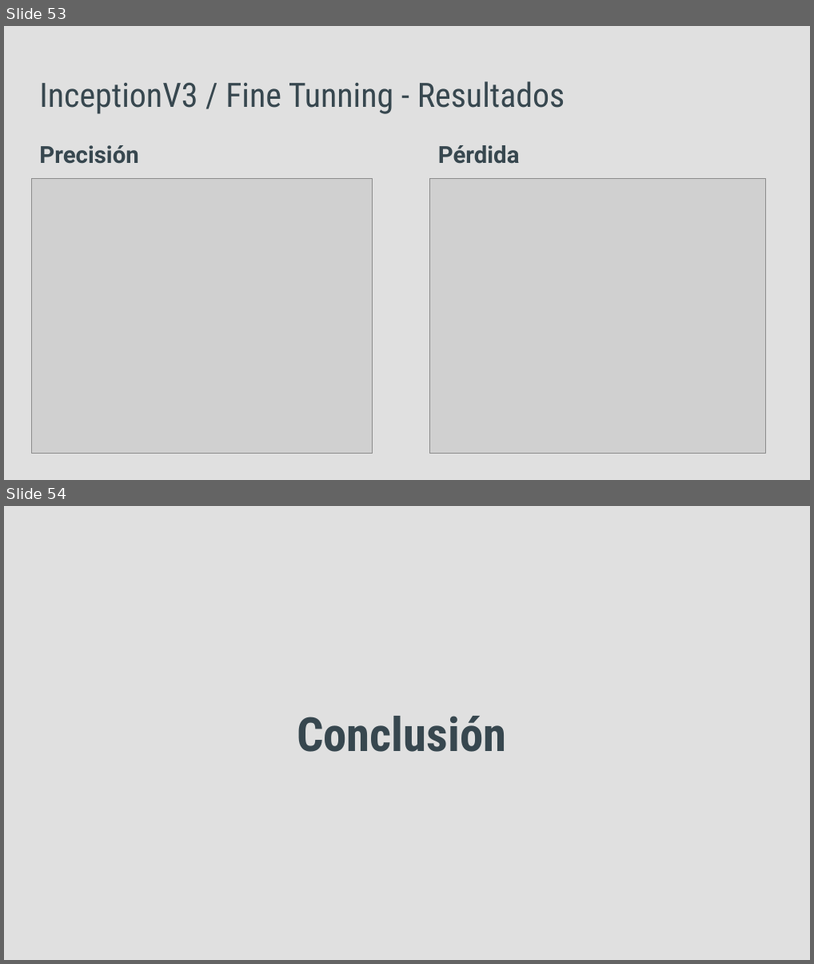
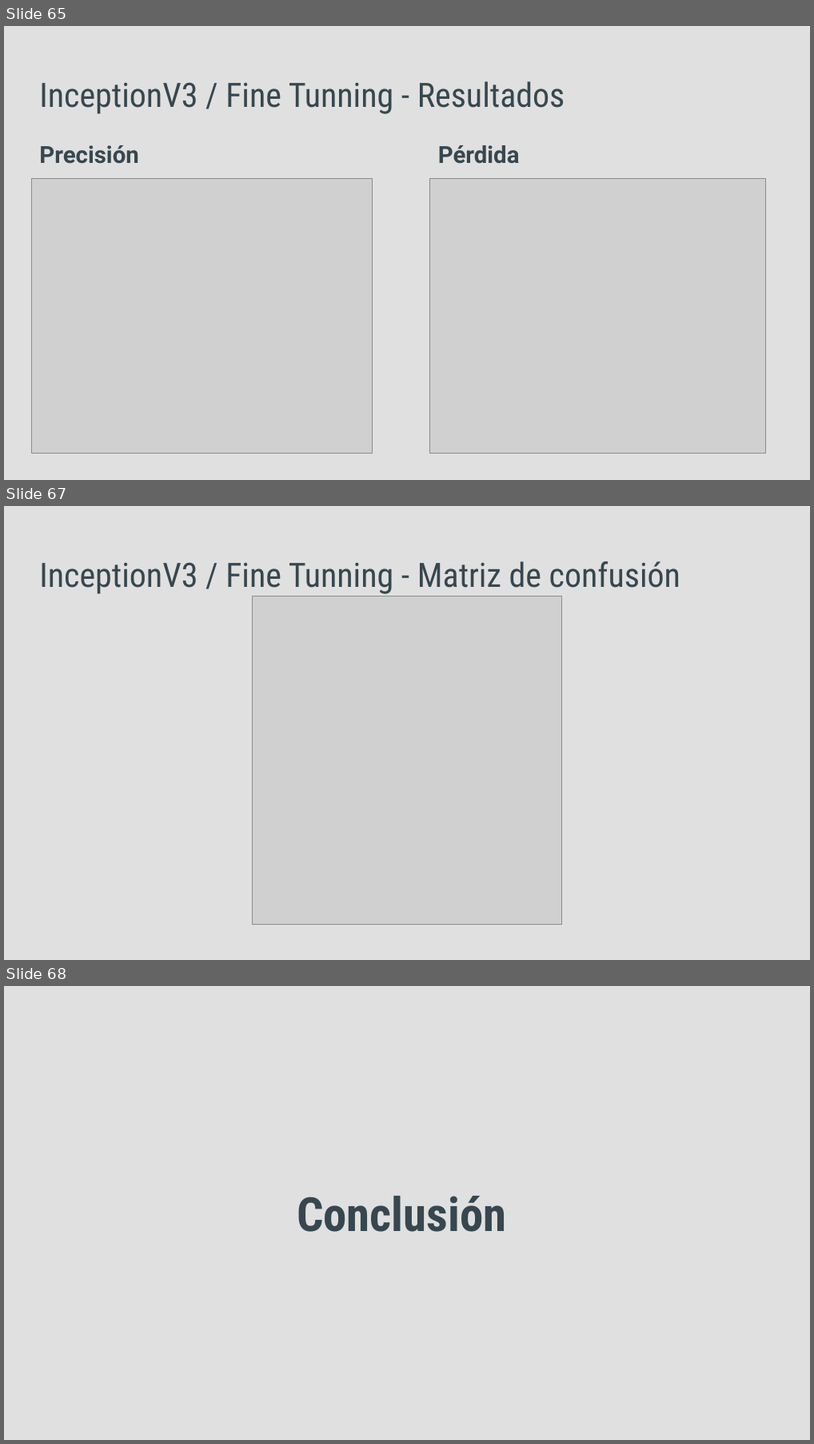
Before and after one commit to cscovino/Reservoir-Dogs, a slide deck: presentacion/Dasafio2_Grupo4_CNN.pptx. Shown one above the other, each under a label of ours: slides 53 and 54 before the commit, slides 65, 67 and 68 after it; the slides between them are not shown. The pictures are 814x964 and 814x1444 pixels, drawn with LibreOffice and Linux fonts; fonts in the diff are those of the drawing; grey boxes stand for pictures. Boxes give left, top, right and bottom in pixels: in the first picture for what was removed or moved away, otherwise in the second. Text is boxed around its words. In the diff, an @@ line names an element or a change of style, - is before the commit and + after.

Commit message:
Gráficos (accuracy / matriz de confusión)

```diff
--- a/presentacion/Dasafio2_Grupo4_CNN.pptx
+++ b/presentacion/Dasafio2_Grupo4_CNN.pptx
@@ slide 67 added at <box>4,506,810,960</box>, background #E0E0E0 @@
@@ title added at <box>39,561,681,594</box>, 30 pt, text #37474F @@
+InceptionV3 / Fine Tunning - Matriz de confusión
@@ picture added at <box>252,596,562,924</box> @@
@@ what was slide 53 is now slide 65 @@
@@ what was slide 54 is now slide 68 @@
```
Also in this commit, not shown: 5 slides changed, 14 other slides added, 1 other file.
